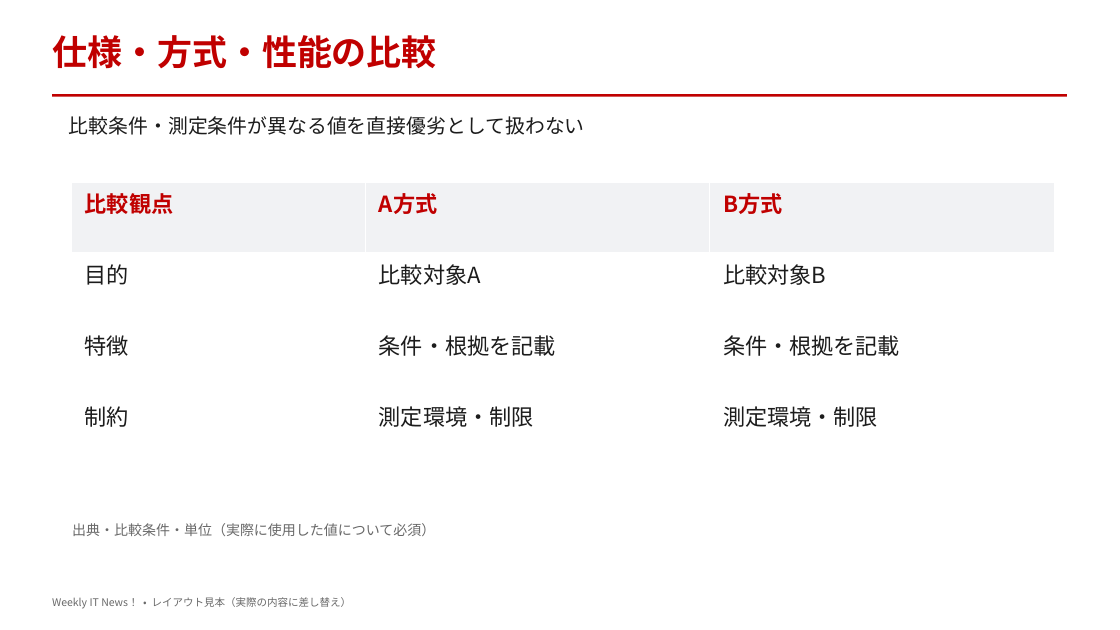
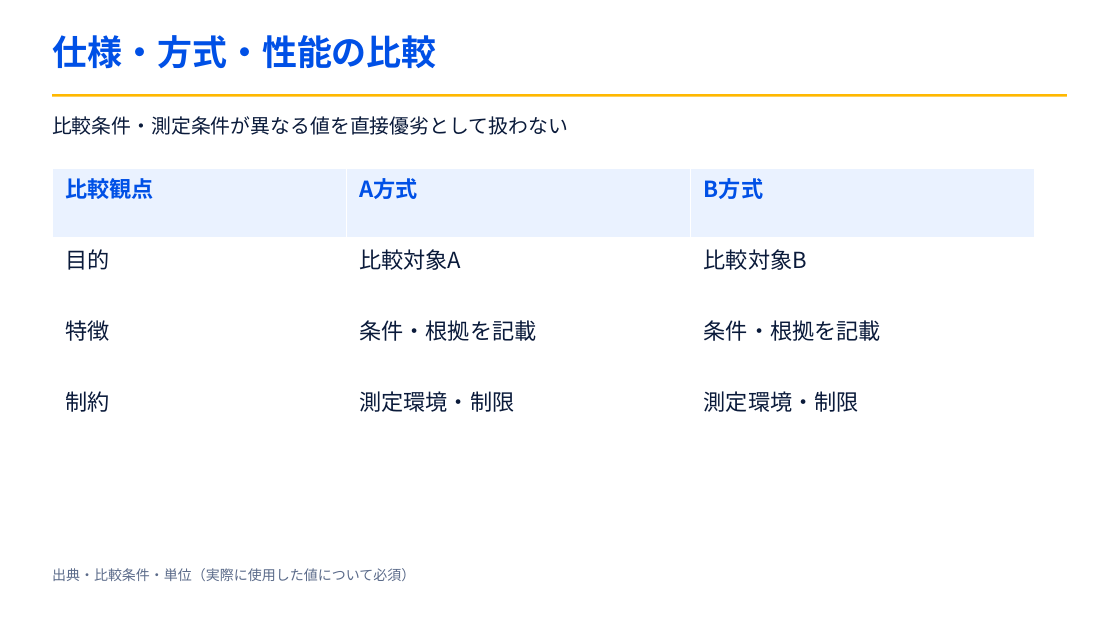
Before and after one commit to koduki/itnews-creator, a slide deck: slide 7 of assets/templates/weekly-it-news-design-template.pptx (slide 6 before the commit). Drawn at 1120x630 pixels with LibreOffice and Linux fonts; fonts in the diff are those of the drawing. Boxes give left, top, right and bottom in pixels: in the first picture for what was removed or moved away, otherwise in the second. Text is boxed around its words. In the diff, an @@ line names an element or a change of style, - is before the commit and + after.

Commit message:
feat(v0.9.5): replace 8-layout PowerPoint template and add per-story NEWS_TITLE dividers

```diff
--- a/assets/templates/weekly-it-news-design-template.pptx
+++ b/assets/templates/weekly-it-news-design-template.pptx
@@ text "仕様・方式・性能の比較" at (x1=52, y1=35, x2=437, y2=69): text colour #C00000 to #0050E6 @@
@@ text "比較条件・測定条件が異なる値を直接優劣として扱わない" moved from (x1=69, y1=116, x2=585, y2=135) to (x1=52, y1=116, x2=568, y2=135) @@
@@ text "比較条件・測定条件が異なる値を直接優劣として扱わない" at (x1=52, y1=116, x2=568, y2=135): text colour #1C1C1C to #0A1A3A @@
@@ rectangle at (x1=52, y1=94, x2=1067, y2=97): fill #C00000 to #FFB800 @@
@@ table at (x1=52, y1=168, x2=1035, y2=452) @@
@@ fill #F1F2F4 to #EAF2FF in row 1 @@
@@ text colour #C00000 to #0050E6 in "比較観点", "A方式", "B方式" @@
@@ text colour #1C1C1C to #0A1A3A in "目的", "比較対象A", "比較対象B", "特徴" and 5 more places @@
@@ table moved from (x1=71, y1=182, x2=1054, y2=466) to (x1=52, y1=168, x2=1035, y2=452) @@
@@ text "出典・比較条件・単位（実際に使用した値について必須）" moved from (x1=72, y1=523, x2=435, y2=536) to (x1=52, y1=568, x2=415, y2=581) @@
@@ text "出典・比較条件・単位（実際に使用した値について必須）" at (x1=52, y1=568, x2=415, y2=581): text colour #696969 to #5B6B8A @@
@@ text removed at (x1=52, y1=597, x2=352, y2=609) @@
-Weekly IT News！ • レイアウト見本（実際の内容に差し替え）
```
Also in this commit, not shown: 6 other slides changed, 1 slide added, 13 other files.
